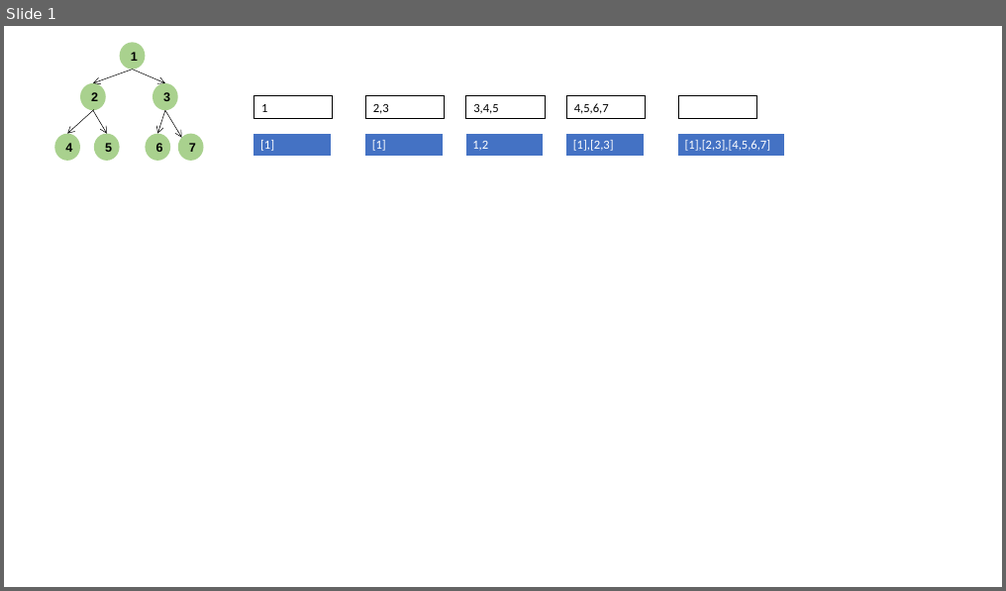
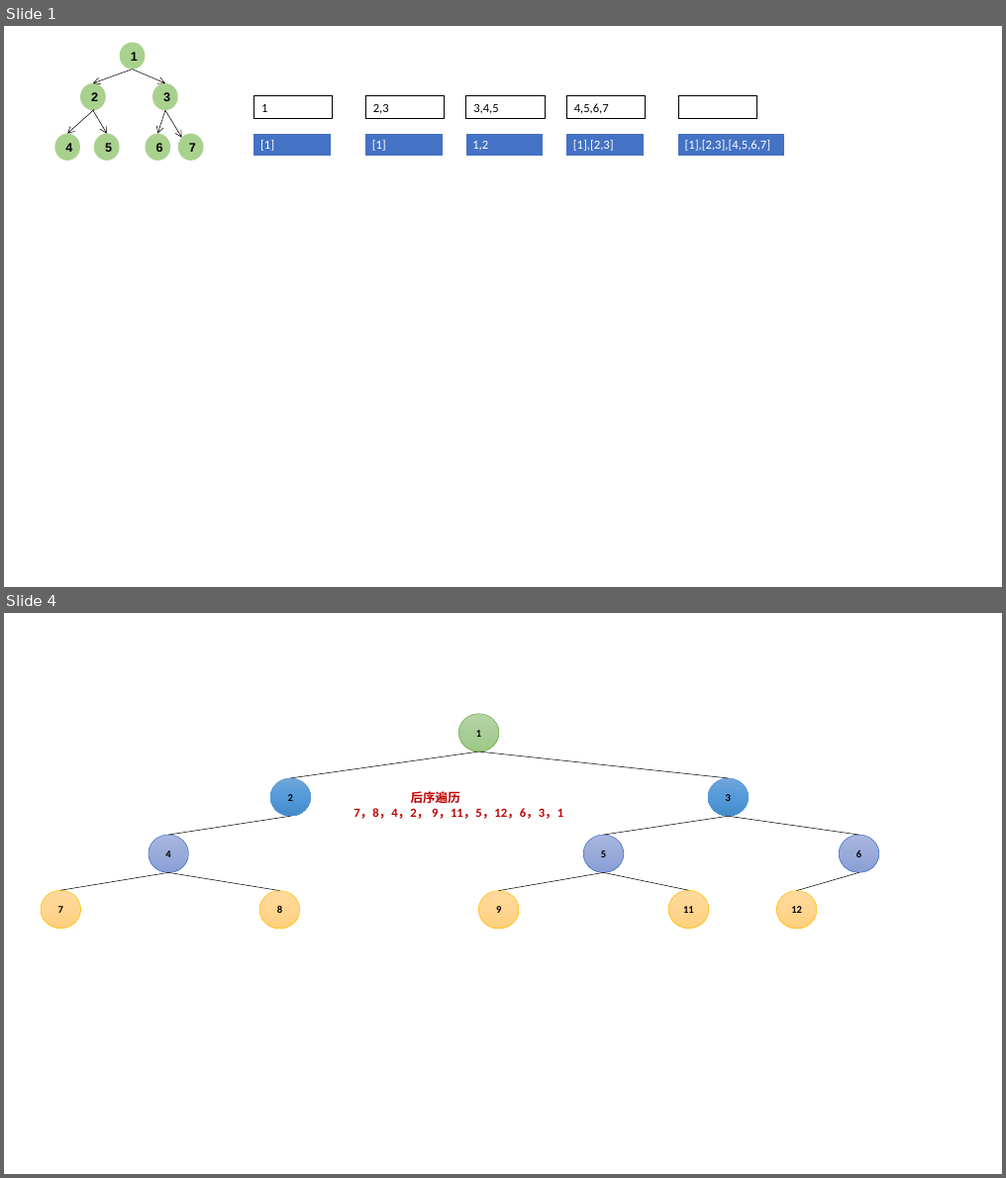
Before and after one commit to bootstrap-captain/full-stack-doc, a slide deck: algorithm/算法.pptx. Shown one above the other, each under a label of ours: slide 1 before the commit, slides 1 and 4 after it; the slides between them are not shown. The pictures are 1006x591 and 1006x1178 pixels, drawn with LibreOffice and Linux fonts; fonts in the diff are those of the drawing. Boxes give left, top, right and bottom in pixels: in the first picture for what was removed or moved away, otherwise in the second. Text is boxed around its words. In the diff, an @@ line names an element or a change of style, - is before the commit and + after.

```diff
--- a/algorithm/算法.pptx
+++ b/algorithm/算法.pptx
@@ slide 4 added at (4, 613, 1002, 1174), background #FFFFFF @@
@@ ellipse added at (459, 714, 500, 753), fill gradient #B5D5A7 to #AACE9A to #9CC987, outline #70AD47 0.5 pt, 10 pt, text #000000, bold @@
+1
@@ line added from (478, 752) to (291, 778), #000000 0.5 pt @@
@@ line added from (728, 778) to (478, 752), #000000 0.5 pt @@
@@ ellipse added at (270, 778, 311, 817), fill gradient #71A6DB to #559BDB to #448ACA, outline #5B9BD5 0.5 pt, 10 pt, text #000000, bold @@
+2
@@ text added at (353, 788, 563, 819), 12 pt, text #C00000, bold @@
+后序遍历
+7，8，4，2， 9，11，5，12，6，3，1
@@ ellipse added at (709, 778, 748, 817), fill gradient #71A6DB to #559BDB to #448ACA, outline #5B9BD5 0.5 pt, 10 pt, text #000000, bold @@
+3
@@ line added from (291, 817) to (168, 835), #000000 0.5 pt @@
@@ line added from (728, 817) to (604, 835), #000000 0.5 pt @@
@@ line added from (728, 817) to (859, 835), #000000 0.5 pt @@
@@ ellipse added at (149, 835, 189, 872), fill gradient #A8B7DF to #9AABD9 to #889ED7, outline #4472C4 0.5 pt, 10 pt, text #000000, bold @@
+4
@@ ellipse added at (583, 835, 624, 872), fill gradient #A8B7DF to #9AABD9 to #889ED7, outline #4472C4 0.5 pt, 10 pt, text #000000, bold @@
+5
@@ ellipse added at (839, 835, 879, 872), fill gradient #A8B7DF to #9AABD9 to #889ED7, outline #4472C4 0.5 pt, 10 pt, text #000000, bold @@
+6
@@ line added from (168, 872) to (60, 891), #000000 0.5 pt @@
@@ line added from (168, 872) to (279, 891), #000000 0.5 pt @@
@@ line added from (604, 872) to (499, 891), #000000 0.5 pt @@
@@ line added from (604, 872) to (689, 891), #000000 0.5 pt @@
@@ line added from (797, 891) to (859, 872), #000000 0.5 pt @@
@@ ellipse added at (41, 891, 81, 929), fill gradient #FFDB9E to #FFD590 to #FFD07C, outline #FFC000 0.5 pt, 10 pt, text #000000, bold @@
+7
@@ ellipse added at (259, 891, 300, 929), fill gradient #FFDB9E to #FFD590 to #FFD07C, outline #FFC000 0.5 pt, 10 pt, text #000000, bold @@
+8
@@ ellipse added at (478, 891, 519, 929), fill gradient #FFDB9E to #FFD590 to #FFD07C, outline #FFC000 0.5 pt, 10 pt, text #000000, bold @@
+9
@@ ellipse added at (668, 891, 709, 929), fill gradient #FFDB9E to #FFD590 to #FFD07C, outline #FFC000 0.5 pt, 10 pt, text #000000, bold @@
+11
@@ ellipse added at (776, 891, 817, 929), fill gradient #FFDB9E to #FFD590 to #FFD07C, outline #FFC000 0.5 pt, 10 pt, text #000000, bold @@
+12
```
Also in this commit, not shown: 2 other slides added, 1 other file.
